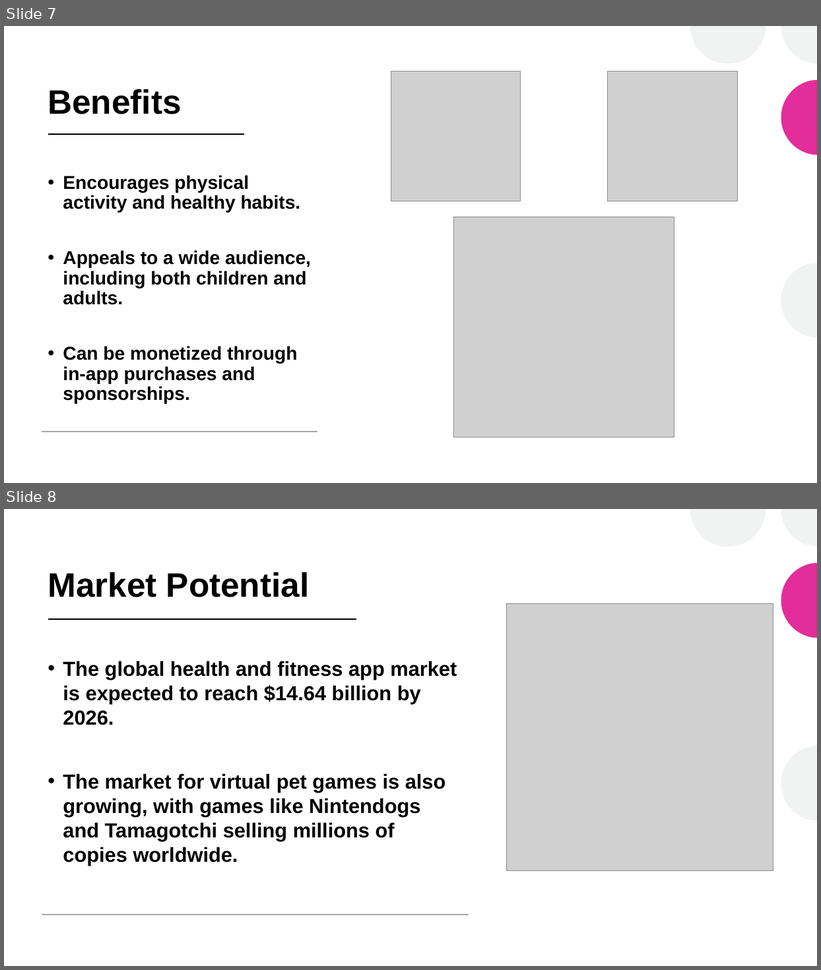
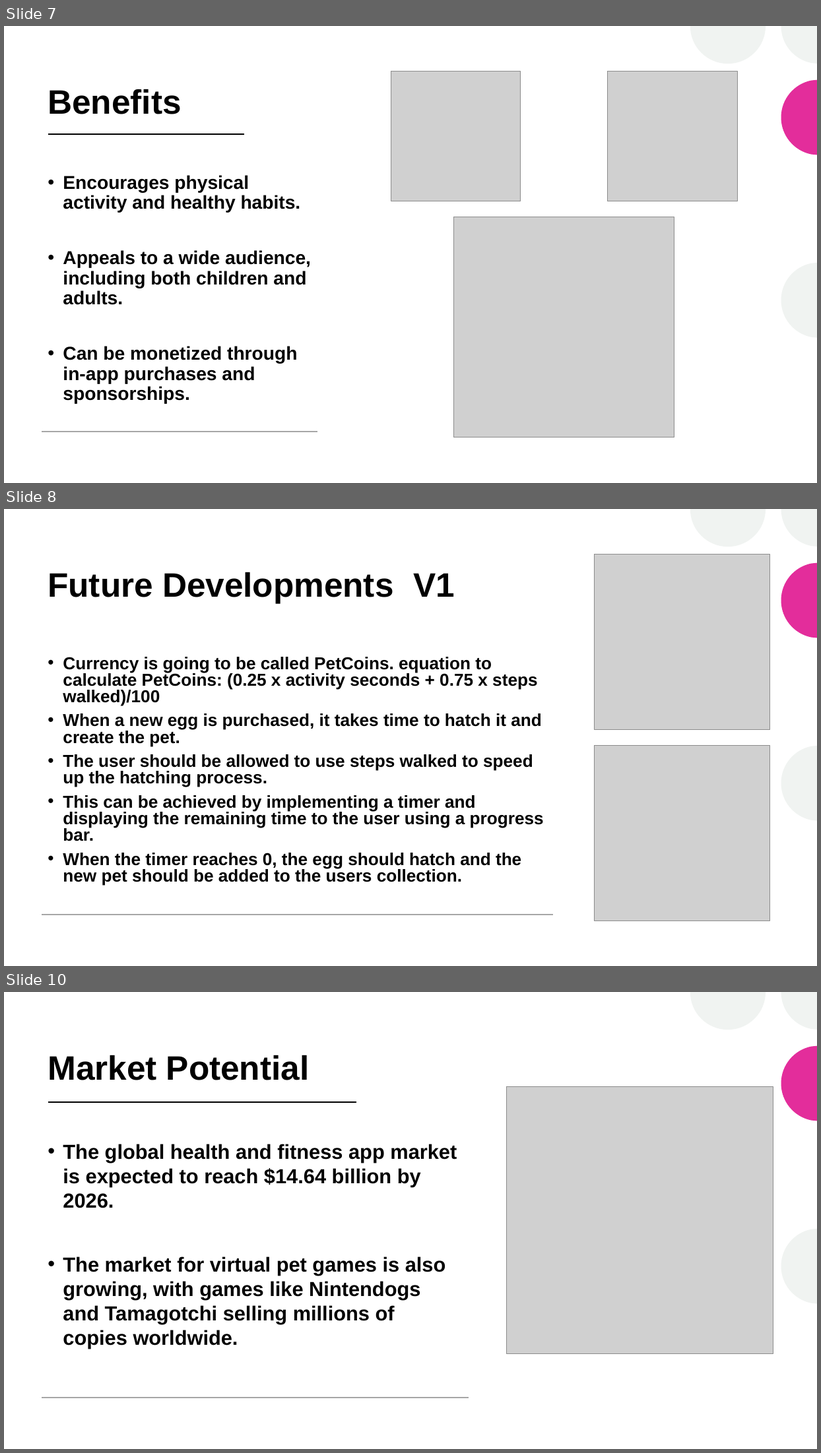
Before and after one commit to ManeetSigtia/TerraPet, a slide deck: FirstYearHacks_2023_Terra_Pet.pptx. Shown one above the other, each under a label of ours: slides 7 and 8 before the commit, slides 7, 8 and 10 after it; the slides between them are not shown. The pictures are 821x970 and 821x1453 pixels, drawn with LibreOffice and Linux fonts; fonts in the diff are those of the drawing; grey boxes stand for pictures. Boxes give left, top, right and bottom in pixels: in the first picture for what was removed or moved away, otherwise in the second. Text is boxed around its words. In the diff, an @@ line names an element or a change of style, - is before the commit and + after.

```diff
--- a/FirstYearHacks_2023_Terra_Pet.pptx
+++ b/FirstYearHacks_2023_Terra_Pet.pptx
@@ slide 8 added at (4, 509, 817, 966), background #FFFFFF; not listed: 8 template elements that a slide beside it also shows @@
@@ rectangle added at (4, 509, 817, 966), fill #FFFFFF @@
@@ group added at (690, 509, 817, 821): 4 freeform shapes @@
@@ picture added at (595, 555, 770, 730) @@
@@ title added at (48, 572, 455, 603), 40 pt, text #000000, bold @@
+Future Developments V1
@@ text added at (63, 657, 544, 886), 20.4 pt, text #000000, bold @@
+• Currency is going to be called PetCoins. equation to calculate PetCoins: (0.25 x activity seconds + 0.75 x steps walked)/100
+• When a new egg is purchased, it takes time to hatch it and create the pet.
+• The user should be allowed to use steps walked to speed up the hatching process.
+• This can be achieved by implementing a timer and displaying the remaining time to the user using a progress bar.
+• When the timer reaches 0, the egg should hatch and the new pet should be added to the users collection.
@@ picture added at (595, 746, 770, 921) @@
@@ line added from (42, 916) to (553, 916), #A6A6A6 1 pt @@
@@ what was slide 8 is now slide 10 @@
```
Also in this commit, not shown: 1 slide changed, 1 other slide added.
